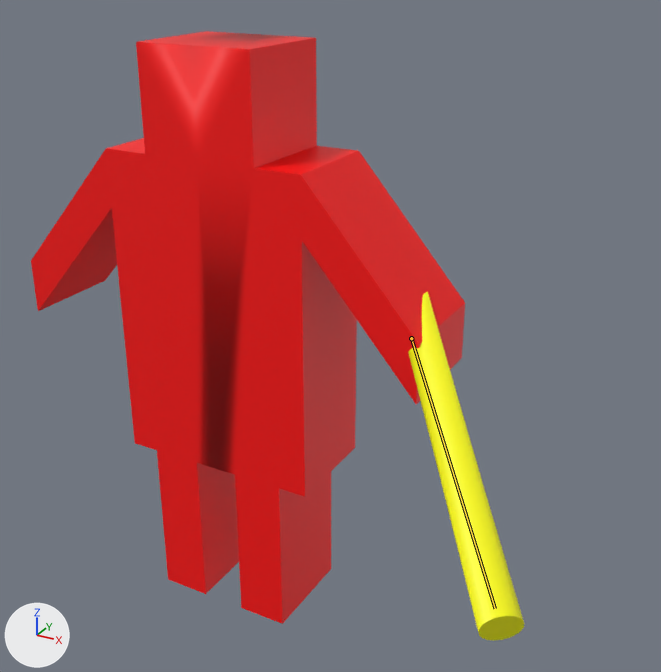
The FBX model 素材/3D/Player.fbx: old version first, new version second.
The view is the same before and after, from a camera (50 mm lens) standing at (9.29, -13.28, 6.48) and looking at (2.46, -0.86, 0.27). The axes (+X, +Y, +Z) are drawn at lower left. The lights are the same throughout. The picture after the commit comes second. Both versions are drawn at frame 1 of the action 'アーマチュア|00_Stop'; the numbers are the values there. The bones that change are drawn over the model as lines.

Names of what the first picture shows: 'Cube', '円柱'.
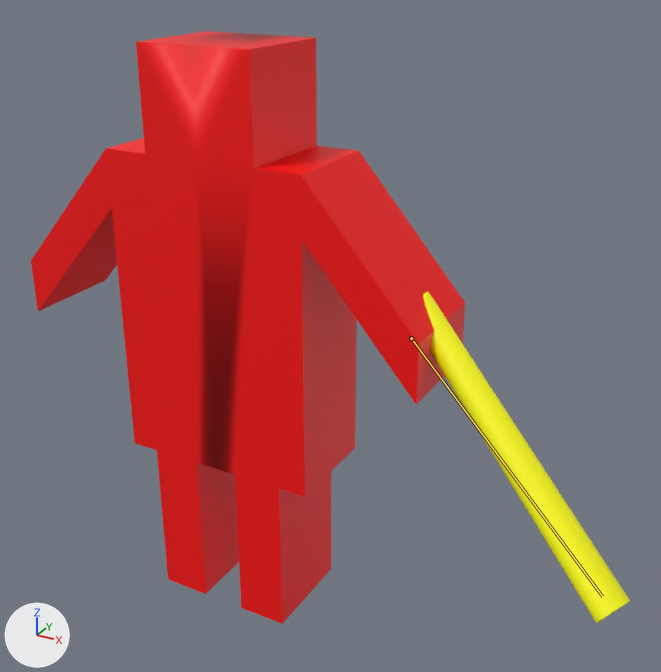
The edits, one by one:
Bone 'Bone.003' (bone_bone_003) turns from (-23, 49, 53) to (-48, 35, 17) degrees about its own x, y and z.

What differs and where, as boxes [x1, y1, x2, y2] in the pictures (661 x 672 px):
'円柱', posed (78% wider): before [408, 291, 524, 641]; after [423, 291, 630, 623]
bone 'Bone.003', root to tip: before (411, 338) to (495, 608); after (411, 338) to (602, 596)
